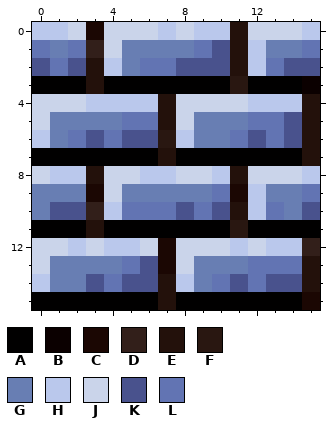
Edited in one commit: pixel-art sprite (src/main/resources/assets/nfc/stationapi/textures/block/decorative_blocks/osmium_bricks.png). That is the earlier state.
The file is 16x16 pixels. Colours within 5 levels of each other are drawn and written as one.
Palette (. is transparent): A #010000  B #0b0000  C #1b0703  D #321f1a  E #23110b  F #291711  G #687eb3  H #bac8ec  J #cad4ea  K #49528d  L #6274b3
Pixels before, first column x 0:
 0 HHJCJJJHJHHEJJJH
 1 LGLDJGGGGLKEHGGL
 2 KLKEHGLLKKKEHLKK
 3 AAAEAAAAAAAFAAAB
 4 JJJHHHHEJJJJHHHE
 5 JGGGGLLEJGGGLLKE
 6 HGLKLKKFHGGLKLKE
 7 AAAAAAAEAAAAAAAE
 8 JHHEJJHHJJHEJJJH
 9 GGGCJGGGGGLCHGGL
10 GKKDHLLLKLKEHLGK
11 AAAEAAAAAAAFAAAA
12 JJHJHHJCJJJHJHHD
13 JGGGGLKCJGGGLLLE
14 HGGKLKKEHGLKLKKE
15 AAAAAAAEAAAAAAAC
And afterwards:
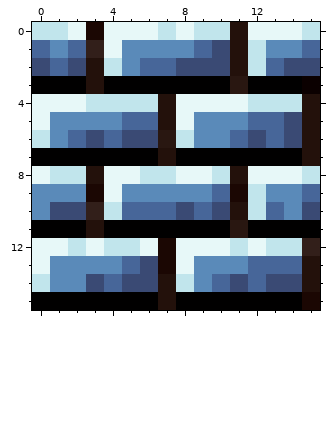
Diff:
colour G: #687eb3 -> #5a8ab9
colour H: #bac8ec -> #c1e5ec
colour J: #cad4ea -> #e7f8f8
colour K: #49528d -> #3a4a74
colour L: #6274b3 -> #476699
